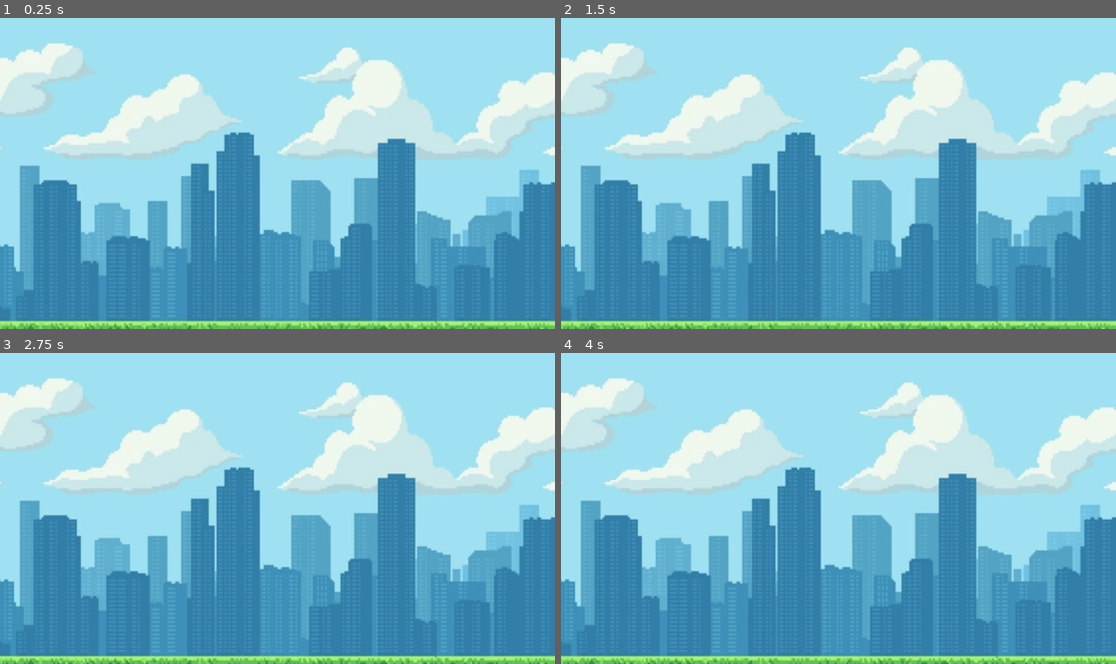
Above: before the commit, frames 1-4 (two rows, left to right).
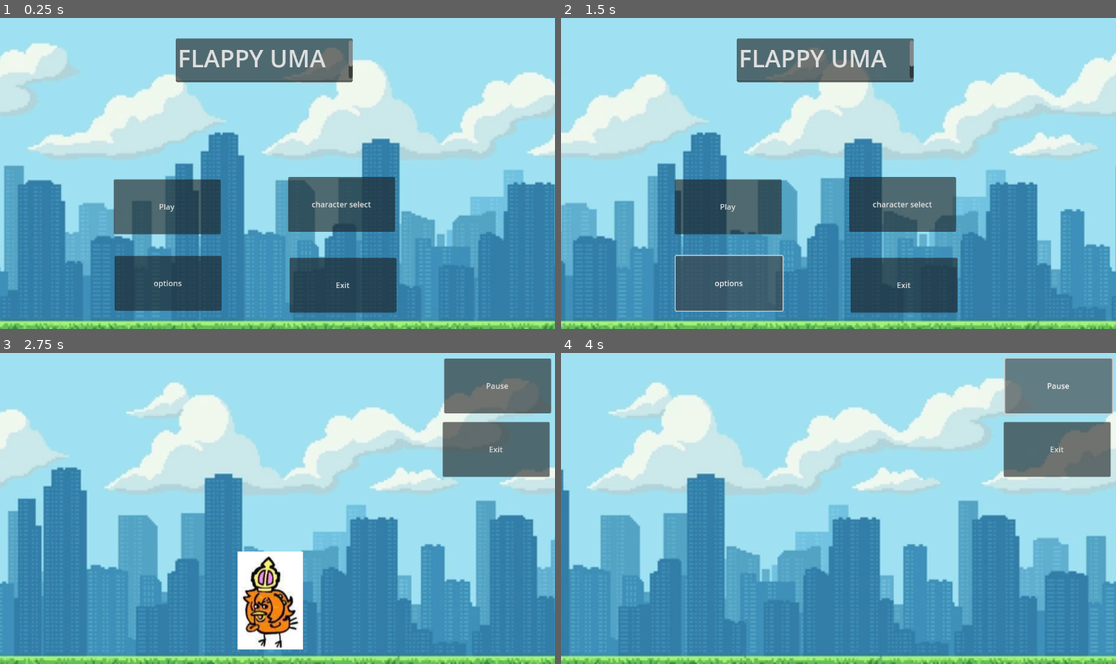
Above: after the commit, the same moments.

Repository: Hawk3r/Flappy_Opera
Game: Godot game, scene res://menu.tscn
Same seed, same stepped clock (60 frames per second), same inputs: the game is played once before the commit and once after it.
Inputs (mouse positions are in pixels of both pictures, inside the frame that each line leads up to):
- Up to frame 1 (0.25 s): no input
- Up to frame 2 (1.5 s): click (905, 204) at 0.5 s, where only the run after the commit has a clickable "character select"; click (727, 282) at 1.25 s, where only the run after the commit has a clickable "options"
- Up to frame 3 (2.75 s): click (166, 542) at 2 s, where only the run after the commit has a clickable "Play"
- Up to frame 4 (4 s): click (1060, 387) at 2.75 s, where only the run after the commit has a clickable "Pause"; hold Right (ui_right) from 3.53 s (still down)

The runs differ from the first frame. In frame 1, 36% of the frame differs, in the area x 0-100%, y 6-100%; in frame 2, 57%; in frame 3, 40%; in frame 4, 46%.

Commit message:
created basic menu and game scene, as well as first character

Diff:
--- /dev/null
+++ b/flappy-opera/OperaO.tscn
@@ -0,0 +1,32 @@
+[gd_scene load_steps=5 format=3 uid="uid://b3o6c7p57loe8"]
+
+[ext_resource type="Texture2D" uid="uid://ct44yb02jsgfv" path="res://Tentative.png" id="1_66fet"]
+[ext_resource type="Script" uid="uid://c4me270y0mvvq" path="res://operaO.gd" id="1_lh25w"]
+[ext_resource type="AudioStream" uid="uid://y4eh5b46fbc1" path="res://operaO.mp3" id="3_u1l1f"]
+
+[sub_resource type="CapsuleShape2D" id="CapsuleShape2D_lh25w"]
+radius = 67.0
+height = 200.0
+
+[node name="CharacterBody2D" type="CharacterBody2D"]
+script = ExtResource("1_lh25w")
+
+[node name="CollisionShape2D" type="CollisionShape2D" parent="."]
+position = Vector2(65, 100)
+shape = SubResource("CapsuleShape2D_lh25w")
+
+[node name="Sprite2D" type="Sprite2D" parent="."]
+position = Vector2(62, 97)
+scale = Vector2(0.4023669, 0.41463417)
+texture = ExtResource("1_66fet")
+
+[node name="Area2D" type="Area2D" parent="."]
+
+[node name="CollisionShape2D" type="CollisionShape2D" parent="Area2D"]
+position = Vector2(65, 100)
+shape = SubResource("CapsuleShape2D_lh25w")
+
+[node name="AudioStreamPlayer2D" type="AudioStreamPlayer2D" parent="."]
+position = Vector2(605, 414)
+stream = ExtResource("3_u1l1f")
+autoplay = true
--- /dev/null
+++ b/flappy-opera/citybg.gdshader
@@ -0,0 +1,16 @@
+shader_type canvas_item;
+
+uniform float speed = 0.1;
+void vertex() {
+	// Called for every vertex the material is visible on.
+	UV.x += TIME*speed;
+}
+
+void fragment() {
+	// Called for every pixel the material is visible on.
+}
+
+//void light() {
+//	// Called for every pixel for every light affecting the CanvasItem.
+//	// Uncomment to replace the default light processing function with this one.
+//}
--- /dev/null
+++ b/flappy-opera/game.tscn
@@ -0,0 +1,66 @@
+[gd_scene load_steps=6 format=3 uid="uid://djf4o55ymkyto"]
+
+[ext_resource type="Shader" uid="uid://ccfmqty7q7s0k" path="res://citybg.gdshader" id="1_feb5d"]
+[ext_resource type="Texture2D" uid="uid://oa7pm7uskdtc" path="res://citybg.webp" id="2_fc0e3"]
+[ext_resource type="PackedScene" uid="uid://b3o6c7p57loe8" path="res://OperaO.tscn" id="3_7jktm"]
+
+[sub_resource type="ShaderMaterial" id="ShaderMaterial_ryrav"]
+shader = ExtResource("1_feb5d")
+shader_parameter/speed = 0.1
+
+[sub_resource type="GDScript" id="GDScript_eow3j"]
+script/source = "extends TextureRect
+
+
+# Called when the node enters the scene tree for the first time.
+func _ready() -> void:
+	pass # Replace with function body.
+
+
+# Called every frame. 'delta' is the elapsed time since the previous frame.
+func _process(delta: float) -> void:
+	pass
+"
+
+[node name="Node2D" type="Node2D"]
+
+[node name="Camera2D" type="Camera2D" parent="."]
+position = Vector2(578, 322)
+
+[node name="ColorRect" type="ColorRect" parent="."]
+offset_left = -119.0
+offset_top = -228.0
+offset_right = 1315.0
+offset_bottom = 1108.0
+color = Color(0.60784316, 1, 1, 1)
+metadata/_edit_use_anchors_ = true
+
+[node name="citybg" type="TextureRect" parent="."]
+texture_repeat = 2
+material = SubResource("ShaderMaterial_ryrav")
+offset_left = -91.0
+offset_top = -3.0
+offset_right = 1215.0
+offset_bottom = 771.0
+texture = ExtResource("2_fc0e3")
+script = SubResource("GDScript_eow3j")
+metadata/_edit_use_anchors_ = true
+
+[node name="CharacterBody2D" parent="." instance=ExtResource("3_7jktm")]
+position = Vector2(501, 205)
+
+[node name="Button" type="Button" parent="."]
+offset_left = 924.0
+offset_top = 11.0
+offset_right = 1146.0
+offset_bottom = 125.0
+text = "Pause"
+metadata/_edit_use_anchors_ = true
+
+[node name="Button2" type="Button" parent="."]
+offset_left = 921.0
+offset_top = 143.0
+offset_right = 1143.0
+offset_bottom = 257.0
+text = "Exit"
+metadata/_edit_use_anchors_ = true
--- /dev/null
+++ b/flappy-opera/menu.gd
@@ -0,0 +1,15 @@
+extends Node2D
+
+
+# Called when the node enters the scene tree for the first time.
+func _ready() -> void:
+	pass # Replace with function body.
+
+
+# Called every frame. 'delta' is the elapsed time since the previous frame.
+func _process(delta: float) -> void:
+	pass
+
+func _on_start_pressed() -> void:
+	get_tree().change_scene_to_file("res://game.tscn")
+	pass # Replace with function body.
--- a/flappy-opera/menu.tscn
+++ b/flappy-opera/menu.tscn
@@ -1,8 +1,34 @@
-[gd_scene load_steps=2 format=3 uid="uid://dkox562psn0tp"]
+[gd_scene load_steps=7 format=3 uid="uid://dkox562psn0tp"]
 
+[ext_resource type="Script" uid="uid://bdetb81u8ydwr" path="res://menu.gd" id="1_4hy44"]
 [ext_resource type="Texture2D" uid="uid://oa7pm7uskdtc" path="res://citybg.webp" id="1_lti8b"]
+[ext_resource type="Shader" uid="uid://ccfmqty7q7s0k" path="res://citybg.gdshader" id="1_ouk20"]
+[ext_resource type="AudioStream" uid="uid://bc8wofjvw1mh7" path="res://8bit.mp3" id="3_mae5d"]
 
-[node name="Node2D" type="Node2D"]
+[sub_resource type="ShaderMaterial" id="ShaderMaterial_mae5d"]
+shader = ExtResource("1_ouk20")
+shader_parameter/speed = 0.1
+
+[sub_resource type="GDScript" id="GDScript_4hy44"]
+script/source = "extends TextureRect
+
+
+# Called when the node enters the scene tree for the first time.
+func _ready() -> void:
+	pass # Replace with function body.
+
+
+# Called every frame. 'delta' is the elapsed time since the previous frame.
+func _process(delta: float) -> void:
+	pass
+
+
+func _on_button_pressed() -> void:
+	pass # Replace with function body.
+"
+
+[node name="menu" type="Node2D"]
+script = ExtResource("1_4hy44")
 
 [node name="Camera2D" type="Camera2D" parent="."]
 position = Vector2(578, 322)
@@ -13,11 +39,66 @@
 offset_right = 1315.0
 offset_bottom = 1108.0
 color = Color(0.60784316, 1, 1, 1)
+metadata/_edit_use_anchors_ = true
 
-[node name="TextureRect" type="TextureRect" parent="."]
+[node name="citybg" type="TextureRect" parent="."]
 texture_repeat = 2
+material = SubResource("ShaderMaterial_mae5d")
 offset_left = -91.0
 offset_top = -3.0
 offset_right = 1215.0
 offset_bottom = 771.0
 texture = ExtResource("1_lti8b")
+script = SubResource("GDScript_4hy44")
+metadata/_edit_use_anchors_ = true
+
+[node name="Button" type="Button" parent="."]
+offset_left = 238.0
+offset_top = 335.0
+offset_right = 460.0
+offset_bottom = 449.0
+text = "Play"
+metadata/_edit_use_anchors_ = true
+
+[node name="Button2" type="Button" parent="."]
+offset_left = 603.0
+offset_top = 498.0
+offset_right = 825.0
+offset_bottom = 612.0
+text = "Exit
+"
+metadata/_edit_use_anchors_ = true
+
+[node name="Button3" type="Button" parent="."]
+offset_left = 600.0
+offset_top = 330.0
+offset_right = 822.0
+offset_bottom = 444.0
+text = "character select"
+metadata/_edit_use_anchors_ = true
+
+[node name="TextEdit" type="TextEdit" parent="."]
+offset_left = 367.0
+offset_top = 42.0
+offset_right = 734.0
+offset_bottom = 133.0
+theme_override_font_sizes/font_size = 50
+text = "FLAPPY UMA
+"
+metadata/_edit_use_anchors_ = true
+
+[node name="Button4" type="Button" parent="."]
+offset_left = 240.0
+offset_top = 494.0
+offset_right = 462.0
+offset_bottom = 608.0
+text = "options
+"
+metadata/_edit_use_anchors_ = true
+
+[node name="AudioStreamPlayer2D" type="AudioStreamPlayer2D" parent="."]
+position = Vector2(605, 414)
+stream = ExtResource("3_mae5d")
+autoplay = true
+
+[connection signal="pressed" from="Button" to="." method="_on_start_pressed"]
--- /dev/null
+++ b/flappy-opera/obstacle.tscn
@@ -0,0 +1,18 @@
+[gd_scene load_steps=2 format=3 uid="uid://rq0ecfleihih"]
+
+[sub_resource type="RectangleShape2D" id="RectangleShape2D_qcbvg"]
+size = Vector2(301, 330)
+
+[node name="CharacterBody2D" type="CharacterBody2D"]
+
+[node name="CollisionShape2D" type="CollisionShape2D" parent="."]
+position = Vector2(443, -3)
+shape = SubResource("RectangleShape2D_qcbvg")
+
+[node name="CollisionShape2D" type="CollisionShape2D" parent="CollisionShape2D"]
+position = Vector2(-2, 332)
+shape = SubResource("RectangleShape2D_qcbvg")
+
+[node name="CollisionShape2D2" type="CollisionShape2D" parent="."]
+position = Vector2(441, 659)
+shape = SubResource("RectangleShape2D_qcbvg")
--- /dev/null
+++ b/flappy-opera/obstacle_generator.tscn
@@ -0,0 +1,8 @@
+[gd_scene load_steps=2 format=3 uid="uid://b4co8ok7mm2su"]
+
+[sub_resource type="RectangleShape2D" id="RectangleShape2D_3yll8"]
+
+[node name="Node2D" type="Node2D"]
+
+[node name="CollisionShape2D" type="CollisionShape2D" parent="."]
+shape = SubResource("RectangleShape2D_3yll8")
--- /dev/null
+++ b/flappy-opera/operaO.gd
@@ -0,0 +1,25 @@
+extends CharacterBody2D
+
+
+const SPEED = 300.0
+const JUMP_VELOCITY = -400.0
+
+
+func _physics_process(delta: float) -> void:
+	# Add the gravity.
+	if not is_on_floor():
+		velocity += get_gravity() * delta
+
+	# Handle jump.
+	if Input.is_action_just_pressed("ui_accept"):
+		velocity.y = JUMP_VELOCITY
+
+	# Get the input direction and handle the movement/deceleration.
+	# As good practice, you should replace UI actions with custom gameplay actions.
+	#var direction := Input.get_axis("ui_left", "ui_right")
+	#if direction:
+	#	velocity.x = direction * SPEED
+	#else:
+	#	velocity.x = move_toward(velocity.x, 0, SPEED)
+
+	move_and_slide()
Not shown, added: flappy-opera/8bit.mp3.import
Binary file added: flappy-opera/Tentative.png
Not shown, added: flappy-opera/Tentative.png.import
Not shown, added: flappy-opera/citybg.gdshader.uid
Not shown, added: flappy-opera/menu.gd.uid
Not shown, added: flappy-opera/operaO.gd.uid
Not shown, added: flappy-opera/operaO.mp3.import
Not shown, added: flappy-opera/8bit.mp3
Not shown, added: flappy-opera/operaO.mp3
